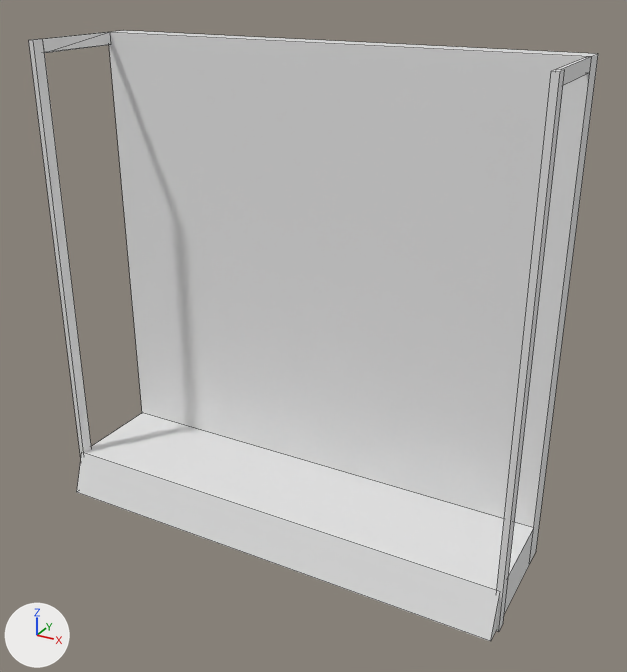
What one commit did to the FBX model Assets/Models/Strutture/scaffale_base.fbx.
Rendered twice from a 50 mm lens placed at (1.62, -3.07, 2.3), pointed at (0.09, -0.29, 0.91). The axes (+X, +Y, +Z) are drawn at lower left. The lights are the same throughout. Mesh edges are drawn as thin lines. Where no turn or scale is listed for an object, it has been applied to the vertices.

Objects in the first picture: 'Base'.
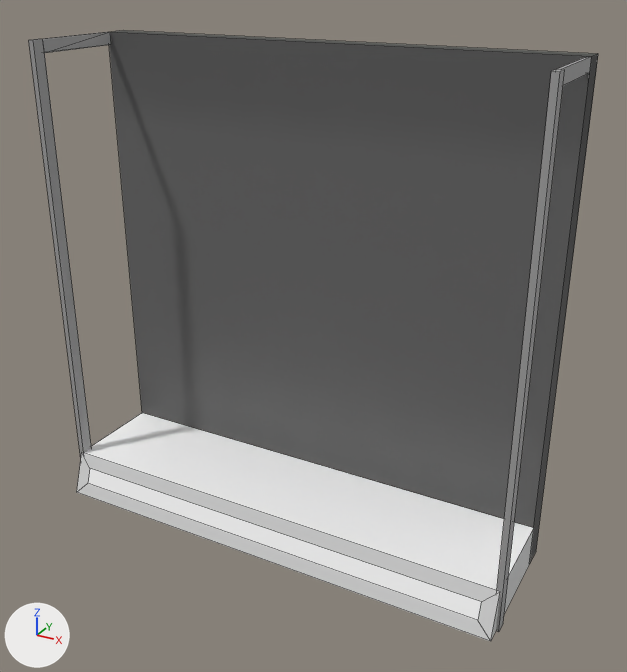
The change, as a list of edits to the scene's bpy script:
```text
Add img_props_png:
    img_props_png = load_image('props.png', 'props.png', 4096, 4096, 'sRGB')
Add mat_props:
    mat_props = principled_material('props')
    mat_props.texture = img_props_png
Change me_cube_003:
    used by ob_base; location = (0.0, 0.0, 0.0)
    verts and faces of me_cube_003; kept vertices keep their numbers, new ones are numbered from 48
    before: 2 (1.0, -0.6, 0.0) at pixel (490, 641), 3 (1.0, -0.54, 0.18) at pixel (500, 591), 6 (-1.0, -0.6, 0.0) at pixel (76, 492), 7 (-1.0, -0.54, 0.18) at pixel (81, 452)
    remove me_cube_003.from_pydata(...)  # 48 vertices, 36 faces; spans x -1.01..1.01, y -0.6..0.0, z 0.0..2.0
    add me_cube_003.from_pydata(...)  # 52 vertices, 40 faces; spans x -1.01..1.01, y -0.6..0.0, z 0.0..2.0
    me_cube_003 part 1
    add delete_faces([(2, 3, 7, 6)])
    add verts[48] = (0.94, -0.56, 0.13)  # pixel (481, 601)
    add verts[49] = (-0.94, -0.56, 0.13)  # pixel (89, 468)
    add verts[50] = (0.94, -0.58, 0.06)  # pixel (477, 620)
    add verts[51] = (-0.94, -0.58, 0.06)  # pixel (87, 483)
    add faces += [(48, 49, 51, 50), (2, 3, 48, 50), (3, 7, 49, 48), (6, 51, 49, 7), (2, 50, 51, 6)]
    me_cube_003 part 2: 35 faces spanning x -1.01..1.01, y -0.6..0.0, z 0.0..2.0 switch from no material to mat_props (picture img_props_png)
```

Pixel boxes [x1, y1, x2, y2] of what changed, in the pictures (627 x 672 px):
part 1 of me_cube_003, built on: [77, 453, 500, 641] in both
part 2 of me_cube_003, recoloured: [29, 30, 598, 640] in both
